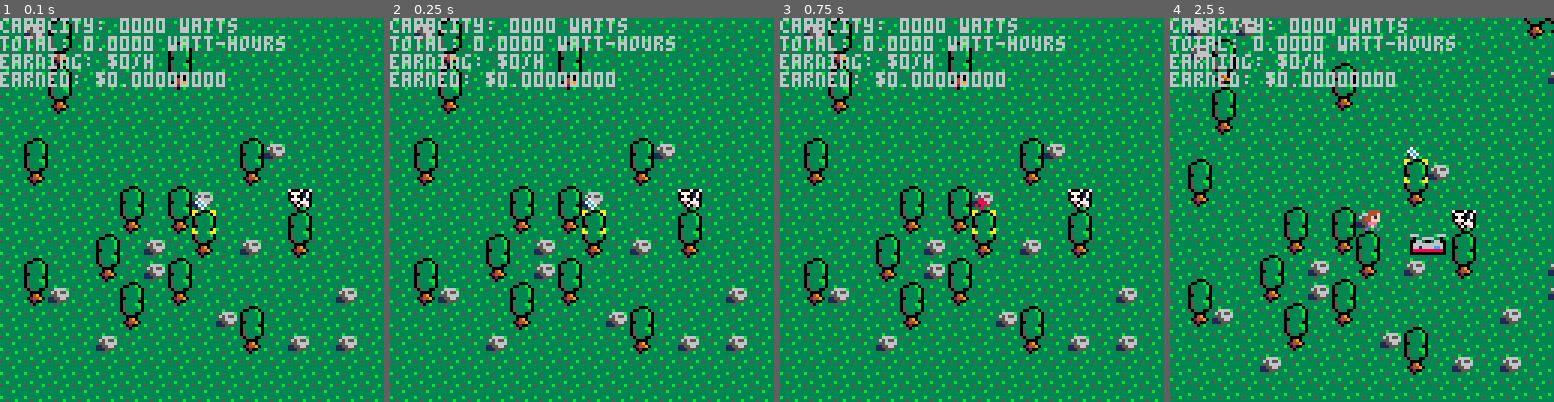
Above: before the commit, frames 1-4 (left to right).
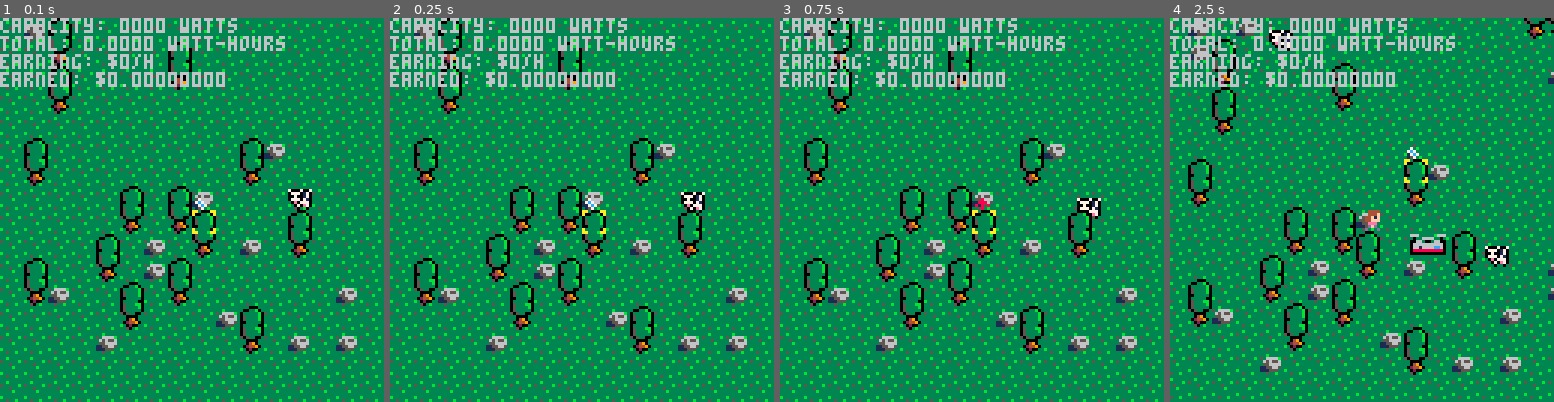
Above: after the commit, the same moments.

Repository: sargon2/pico8
Game: PICO-8 cartridge mine/solar_sally/solar_sally.p8
Two runs of this game, one before a commit and one after it. Both use one fixed random seed, a clock stepped at 60 frames per second and the inputs below.
Inputs:
- Up to frame 1 (0.1 s): no input
- Up to frame 2 (0.25 s): no input
- Up to frame 3 (0.75 s): tap X (X key) at 0.33 s; tap O (Z key) at 0.7 s
- Up to frame 4 (2.5 s): tap X (X key) at 1.07, 1.85 s; hold Right 1.6-2.1 s; tap O (Z key) at 1.7, 2.1 s; hold Up 2.15-2.42 s; hold Right from 2.47 s (still down)

Frame 1 is identical in both runs. In frame 2, 0.3% of the frame differs, in the area x 75-83%, y 44-51%; in frame 3, 0.4%; in frame 4, 0.8%, in the area x 25-89%, y 3-65%.

Commit message:
Update cows to use SmoothLocations

Diff:
--- a/mine/lua_extensions.lua
+++ b/mine/lua_extensions.lua
@@ -63,8 +63,8 @@
     if low < high then
         local pi = partition(arr, low, high, compare)
 
-        quicksort(arr, low, pi - 1, compare)
-        quicksort(arr, pi + 1, high, compare)
+        _quicksort(arr, low, pi - 1, compare)
+        _quicksort(arr, pi + 1, high, compare)
     end
 end
 
--- a/mine/solar_sally/components/SmoothLocations.lua
+++ b/mine/solar_sally/components/SmoothLocations.lua
@@ -24,7 +24,7 @@
 function SmoothLocations.get_all_visible(xmin, xmax, ymin, ymax)
     -- ret = {{ent_id, x, y}, {ent_id2, x2, y2}, ...}
     local ret = {}
-    for ent_id, x in pairs(xs) do
+    for ent_id, x in pairs(SmoothLocations.xs) do
         if xmin <= x and x <= xmax then
             local y = SmoothLocations.ys[ent_id]
             if ymin <= y and y <= ymax then
--- a/mine/solar_sally/entities/Cows.lua
+++ b/mine/solar_sally/entities/Cows.lua
@@ -1,17 +1,16 @@
 Cows = {
-    ent_id = nil,
-    cow_locations = {}, -- cow_locations[cow_id][x] = y
-    cow_looking = {}, -- cow_looking[cow_id] = true
+    cow_ent_ids = {},
 }
 
 function Cows.init()
-    Cows.ent_id = Entities.create_entity()
-    TileDrawFns.add(Cows.ent_id, Cows.draw_cow)
 
     for i=1,100 do
+        local ent_id = Entities.create_entity()
+        add(Cows.cow_ent_ids, ent_id)
+        TileDrawFns.add(ent_id, Cows.draw_cow)
         local x = flr(rnd(100))-50
         local y = flr(rnd(100))-50
-        Locations.place_entity(Cows.ent_id, x, y)
+        SmoothLocations.set_or_update_location(ent_id, x, y)
     end
 end
 
@@ -19,3 +18,13 @@
     local sprite = Sprite_ids["cow_looking"]
     Sprites.draw_spr(sprite, x, y)
 end
+
+function Cows.update(elapsed)
+    -- For each cow,
+    for ent_id in all(Cows.cow_ent_ids) do
+        local cow_x, cow_y = SmoothLocations.get_location(ent_id)
+        -- TODO choose a movement vector
+        SmoothLocations.move_x_by(ent_id, 0.01)
+        SmoothLocations.move_y_by(ent_id, 0.01)
+    end
+end
--- a/mine/solar_sally/systems/World.lua
+++ b/mine/solar_sally/systems/World.lua
@@ -35,7 +35,7 @@
             Character.drawChar()
         end
         if next(smooth_ents) then -- TODO is this needed once character is using smooth ents?
-            while y >= flr(smooth_ents[curr_pos][3]+.4) do
+            while smooth_ents[curr_pos] and y >= flr(smooth_ents[curr_pos][3]+.4) do
                 TileDrawFns.drawTileAt(smooth_ents[curr_pos][1], smooth_ents[curr_pos][2], smooth_ents[curr_pos][3]) -- TODO if we're using it this way it's no longer a "tile draw fn"
                 curr_pos += 1
             end
